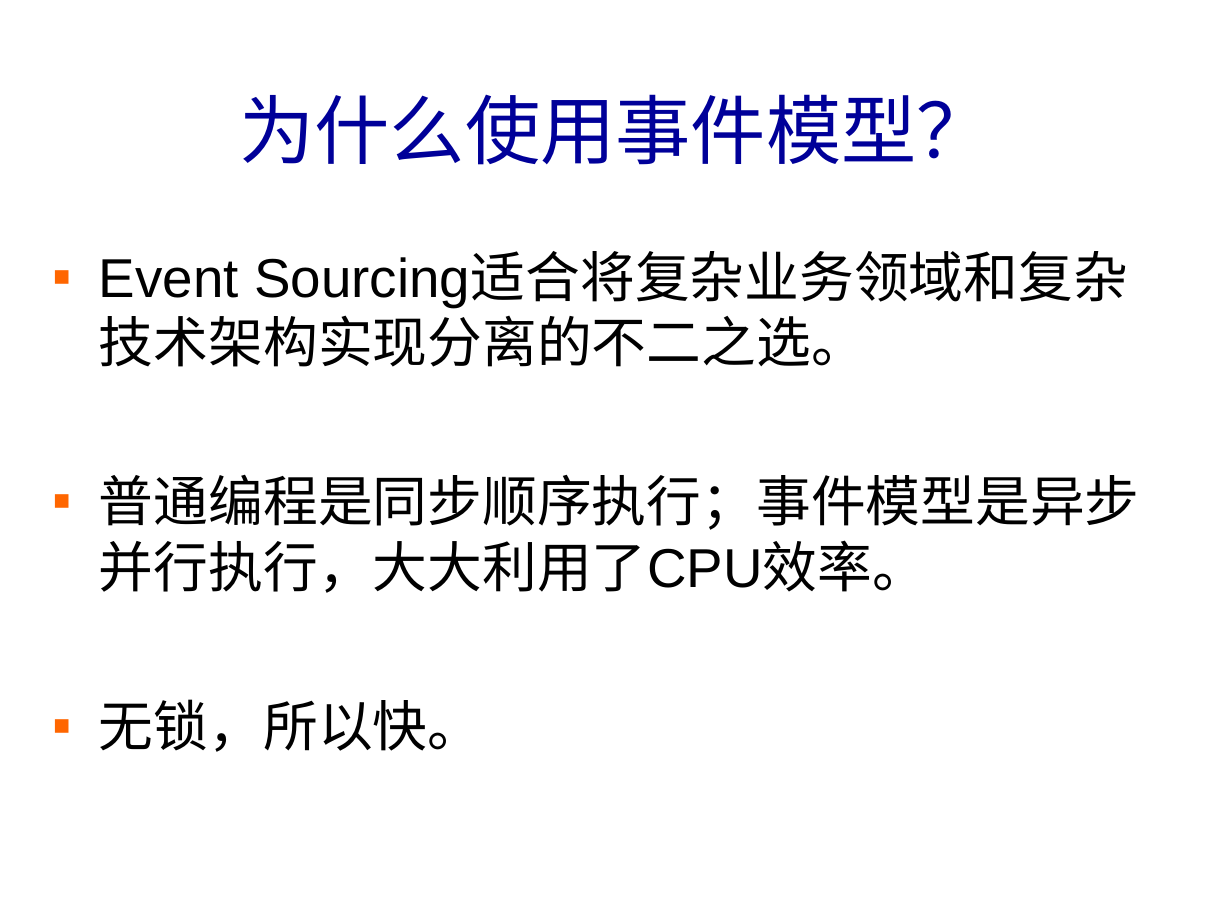
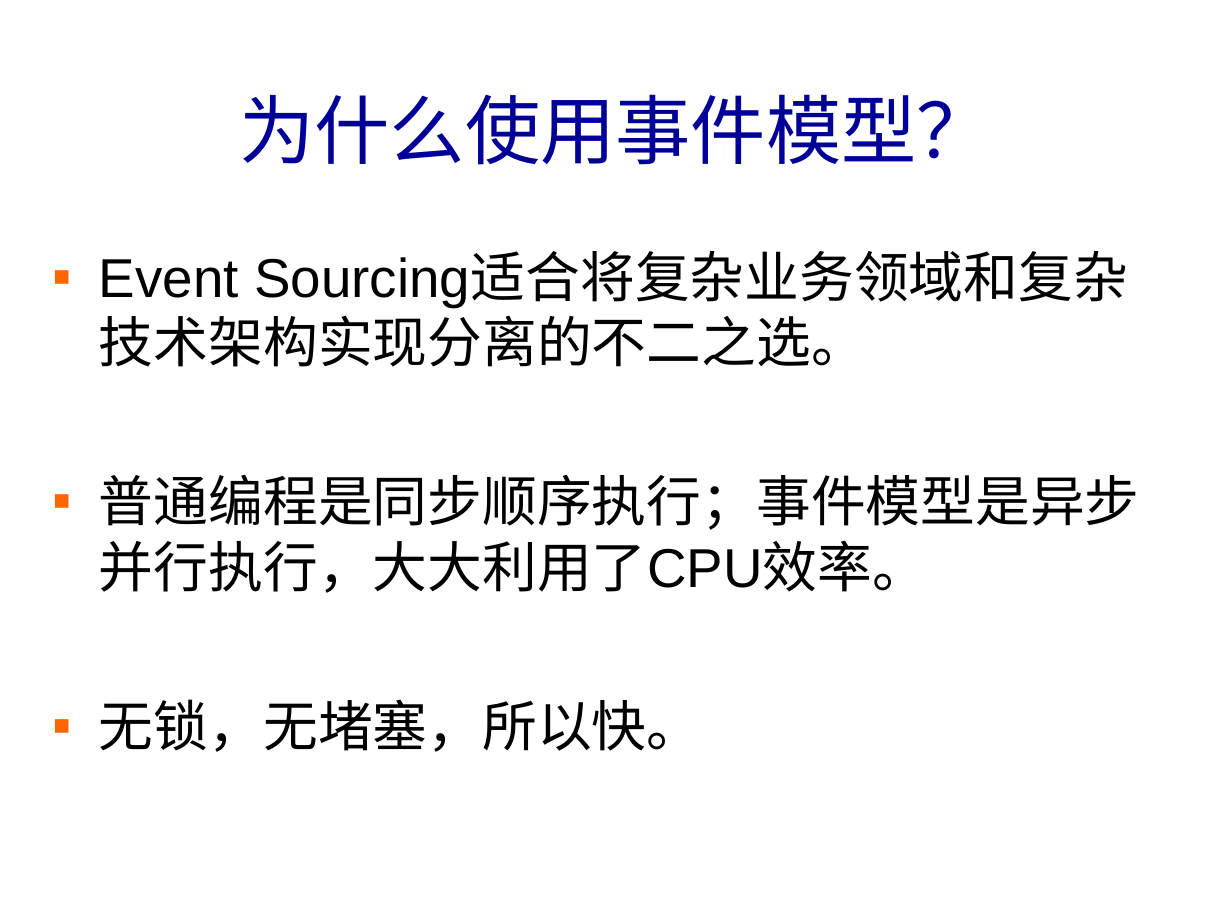
Before and after one commit to banq/jdonframework, a slide deck: slide 14 of doc/chinese/JdonFramework.ppt. Drawn at 1232x924 pixels with LibreOffice and Linux fonts; fonts in the diff are those of the drawing; background and template pictures are left out. Boxes give left, top, right and bottom in pixels: in the first picture for what was removed or moved away, otherwise in the second. Text is boxed around its words. In the diff, an @@ line names an element or a change of style, - is before the commit and + after.

```diff
--- a/doc/chinese/JdonFramework.ppt
+++ b/doc/chinese/JdonFramework.ppt
@@ text at <box>99,699,702,752</box>: text changed @@
-▪ 无锁，所以快。
+▪ 无锁，无堵塞，所以快。
```
Also in this commit, not shown: 10 other files.
